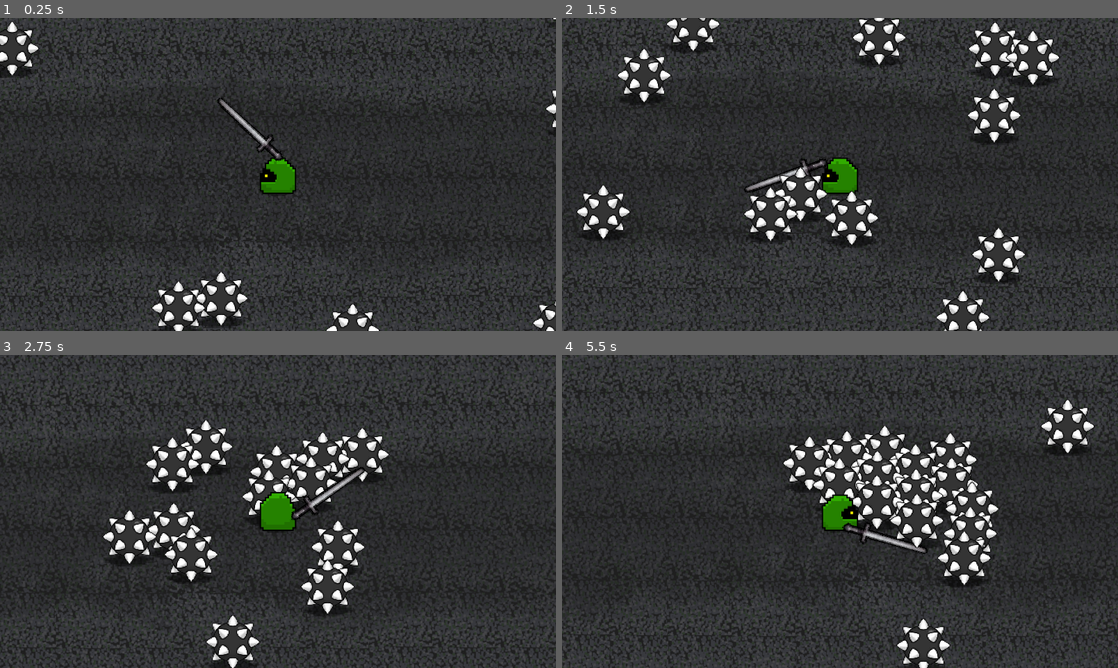
Above: before the commit, frames 1-4 (two rows, left to right).
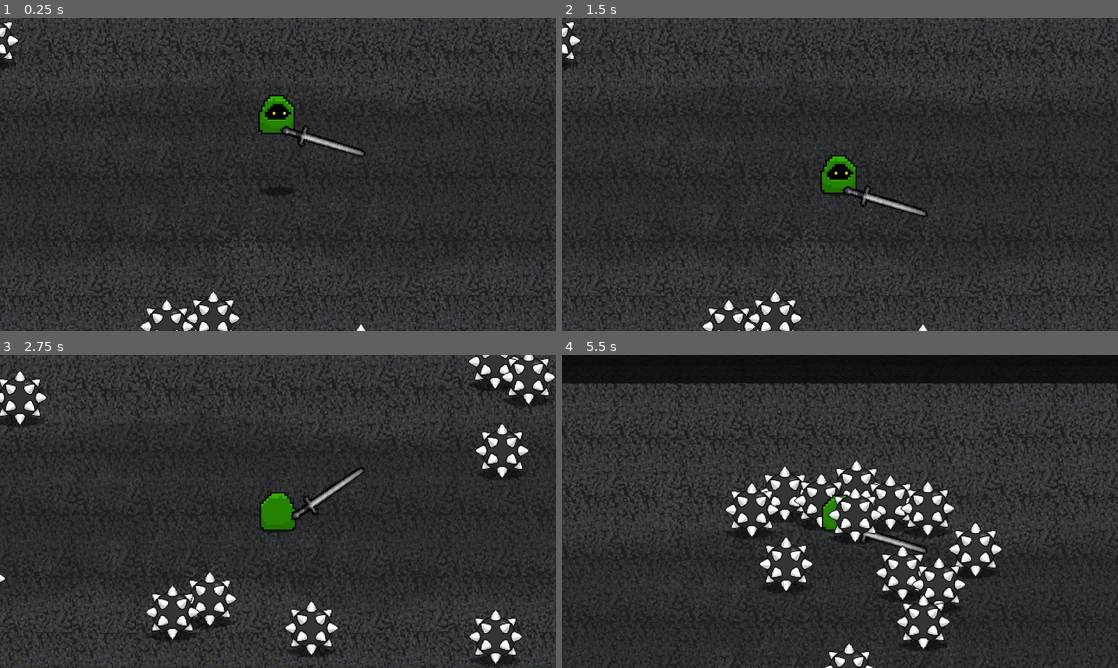
Above: after the commit, the same moments.

Repository: Deltunes/MSU-Game-Jam-2025
Game: Godot game, scene res://scenes/level.tscn
Two runs of this game, one before a commit and one after it. Both use one fixed random seed, a clock stepped at 60 frames per second and the inputs below.
Inputs (mouse positions are in pixels of both pictures, inside the frame that each line leads up to):
- Up to frame 1 (0.25 s): no input
- Up to frame 2 (1.5 s): move the mouse to (962, 158) at 0.52 s; hold D (right) 0.53-1.28 s; hold Space (spaceBar) 0.53-1.28 s; move the mouse to (728, 190) at 1.27 s; hold S (down) from 1.28 s (still down); click (728, 190) at 1.35 s
- Up to frame 3 (2.75 s): tap Space (spaceBar) at 1.55 s; move the mouse to (333, 442) at 2.02 s; release S (down) at 2.03 s; hold D (right) from 2.03 s (still down); hold Space (spaceBar) from 2.03 s (still down)
- Up to frame 4 (5.5 s): move the mouse to (812, 574) at 2.77 s; release D (right) at 2.78 s; release Space (spaceBar) at 2.78 s; hold W (up) 2.78-3.53 s; tap Space (spaceBar) at 2.85, 3.8, 4.35 s; move the mouse to (1006, 558) at 3.52 s; press the mouse at (1006, 558) at 3.53 s; hold A (left) 3.53-5.03 s; move the mouse to (673, 464) at 4.27 s; release the mouse at (673, 464) at 4.28 s; move the mouse to (867, 511) at 5.02 s; hold S (down) from 5.03 s (still down); hold Space (spaceBar) from 5.03 s (still down)

The runs differ from the first frame. In frame 1, 4.9% of the frame differs, in the area x 0-100%, y 0-100%; in frame 2, 22%; in frame 3, 22%; in frame 4, 31%.

Commit message:
added start animation

Diff:
--- a/project.godot
+++ b/project.godot
@@ -18,7 +18,6 @@
 
 window/size/viewport_width=1280
 window/size/viewport_height=720
-window/size/mode=2
 window/stretch/mode="viewport"
 
 [input]
--- /dev/null
+++ b/scenes/PauseManager.gd
@@ -0,0 +1,13 @@
+extends Node
+
+
+# Called when the node enters the scene tree for the first time.
+func _ready():
+	get_tree().paused = true
+	$StartTimer.start()
+	$"../Player/PlayerAnimation".play("startFall")
+
+# Called every frame. 'delta' is the elapsed time since the previous frame.
+func _process(_delta):
+	if ($StartTimer.is_stopped()):
+		get_tree().paused = false
--- a/scenes/level.tscn
+++ b/scenes/level.tscn
@@ -1,8 +1,9 @@
-[gd_scene load_steps=5 format=3 uid="uid://4y5y45nd7uuw"]
+[gd_scene load_steps=6 format=3 uid="uid://4y5y45nd7uuw"]
 
 [ext_resource type="Script" path="res://scripts/level.gd" id="1_27o2w"]
 [ext_resource type="PackedScene" uid="uid://shn281wsep5j" path="res://scenes/player.tscn" id="1_l4ykr"]
 [ext_resource type="Texture2D" uid="uid://cp2b7owjnyq51" path="res://images/stone.png" id="3_xqwpe"]
+[ext_resource type="Script" path="res://scenes/PauseManager.gd" id="4_xjuxf"]
 
 [sub_resource type="RectangleShape2D" id="RectangleShape2D_mf60x"]
 size = Vector2(1911.98, 180.763)
@@ -84,6 +85,14 @@
 [node name="Timer" type="Timer" parent="."]
 one_shot = true
 
+[node name="PauseManager" type="Node" parent="."]
+process_mode = 3
+script = ExtResource("4_xjuxf")
+
+[node name="StartTimer" type="Timer" parent="PauseManager"]
+wait_time = 2.0
+one_shot = true
+
 [editable path="Player"]
 [editable path="Player/CharacterSprite/Weapon Controller/Sword/Hitbox"]
 [editable path="Player/Hurtbox"]
--- a/scenes/player.tscn
+++ b/scenes/player.tscn
@@ -96,6 +96,18 @@
 "update": 1,
 "values": [2, 3]
 }
+tracks/1/type = "value"
+tracks/1/imported = false
+tracks/1/enabled = true
+tracks/1/path = NodePath("CharacterSprite:position")
+tracks/1/interp = 0
+tracks/1/loop_wrap = true
+tracks/1/keys = {
+"times": PackedFloat32Array(0),
+"transitions": PackedFloat32Array(1),
+"update": 1,
+"values": [Vector2(0, 0)]
+}
 
 [sub_resource type="Animation" id="Animation_aws26"]
 resource_name = "forwardWalk"
@@ -113,33 +125,17 @@
 "update": 1,
 "values": [0, 1]
 }
-
-[sub_resource type="Animation" id="Animation_p4l77"]
-resource_name = "jump"
-length = 1.8
-tracks/0/type = "value"
-tracks/0/imported = false
-tracks/0/enabled = true
-tracks/0/path = NodePath("CharacterSprite:position")
-tracks/0/interp = 1
-tracks/0/loop_wrap = true
-tracks/0/keys = {
-"times": PackedFloat32Array(0, 0.601848, 1.56812),
-"transitions": PackedFloat32Array(0.5, 2, 1),
-"update": 0,
-"values": [Vector2(0, 0), Vector2(0, -472.962), Vector2(0, 0)]
-}
-tracks/1/type = "value"
-tracks/1/imported = false
-tracks/1/enabled = true
-tracks/1/path = NodePath("CharacterSprite:frame")
-tracks/1/interp = 1
-tracks/1/loop_wrap = true
-tracks/1/keys = {
-"times": PackedFloat32Array(0),
-"transitions": PackedFloat32Array(1),
-"update": 1,
-"values": [0]
+tracks/1/type = "value"
+tracks/1/imported = false
+tracks/1/enabled = true
+tracks/1/path = NodePath("CharacterSprite:position")
+tracks/1/interp = 1
+tracks/1/loop_wrap = true
+tracks/1/keys = {
+"times": PackedFloat32Array(0),
+"transitions": PackedFloat32Array(1),
+"update": 0,
+"values": [Vector2(0, 0)]
 }
 
 [sub_resource type="Animation" id="Animation_nj33w"]
@@ -158,6 +154,18 @@
 "update": 1,
 "values": [4, 5]
 }
+tracks/1/type = "value"
+tracks/1/imported = false
+tracks/1/enabled = true
+tracks/1/path = NodePath("CharacterSprite:position")
+tracks/1/interp = 1
+tracks/1/loop_wrap = true
+tracks/1/keys = {
+"times": PackedFloat32Array(0),
+"transitions": PackedFloat32Array(1),
+"update": 0,
+"values": [Vector2(0, 0)]
+}
 
 [sub_resource type="Animation" id="Animation_isfk4"]
 resource_name = "rightWalk"
@@ -174,6 +182,18 @@
 "transitions": PackedFloat32Array(1, 1),
 "update": 1,
 "values": [6, 7]
+}
+tracks/1/type = "value"
+tracks/1/imported = false
+tracks/1/enabled = true
+tracks/1/path = NodePath("CharacterSprite:position")
+tracks/1/interp = 1
+tracks/1/loop_wrap = true
+tracks/1/keys = {
+"times": PackedFloat32Array(0),
+"transitions": PackedFloat32Array(1),
+"update": 0,
+"values": [Vector2(0, 0)]
 }
 
 [sub_resource type="Animation" id="Animation_rknqu"]
@@ -215,18 +235,35 @@
 "values": [true, false]
 }
 
+[sub_resource type="Animation" id="Animation_qcp1t"]
+resource_name = "startFall"
+length = 2.0
+tracks/0/type = "value"
+tracks/0/imported = false
+tracks/0/enabled = true
+tracks/0/path = NodePath("CharacterSprite:position")
+tracks/0/interp = 1
+tracks/0/loop_wrap = true
+tracks/0/keys = {
+"times": PackedFloat32Array(0, 2),
+"transitions": PackedFloat32Array(0.277393, 1),
+"update": 0,
+"values": [Vector2(0, -1200), Vector2(0, 0)]
+}
+
 [sub_resource type="AnimationLibrary" id="AnimationLibrary_2ty12"]
 _data = {
 "RESET": SubResource("Animation_7c1vc"),
 "backwardWalk": SubResource("Animation_gj30w"),
 "forwardWalk": SubResource("Animation_aws26"),
-"jump": SubResource("Animation_p4l77"),
 "leftWalk": SubResource("Animation_nj33w"),
 "rightWalk": SubResource("Animation_isfk4"),
+"startFall": SubResource("Animation_qcp1t"),
 "swordSwipe": SubResource("Animation_rknqu")
 }
 
 [node name="CharacterBody2D" type="CharacterBody2D"]
+process_mode = 1
 z_index = 1
 y_sort_enabled = true
 scale = Vector2(0.3, 0.3)
@@ -269,8 +306,8 @@
 position = Vector2(-65.989, 210.933)
 shape = SubResource("RectangleShape2D_hfh1x")
 
-[node name="Camera2D" type="Camera2D" parent="CharacterSprite"]
-scale = Vector2(0.2, 0.2)
+[node name="Camera2D" type="Camera2D" parent="."]
+scale = Vector2(2, 2)
 
 [node name="ShadowSprite" type="Sprite2D" parent="."]
 z_index = -1
@@ -291,12 +328,13 @@
 }
 
 [node name="PlayerAnimation" type="AnimationPlayer" parent="."]
+process_mode = 3
 speed_scale = 2.0
 libraries = {
 "": SubResource("AnimationLibrary_2ty12")
 }
 
-[node name="Timer" type="Timer" parent="."]
+[node name="HitTimer" type="Timer" parent="."]
 wait_time = 0.5
 one_shot = true
 
--- a/scripts/characterMover.gd
+++ b/scripts/characterMover.gd
@@ -5,7 +5,7 @@
 var hitable = true
 var direction = Vector2(0, 0)
 var speed = 100
-var health = 300
+var health = 100
 var otherHitSpeed
 
 func _ready():
@@ -14,7 +14,7 @@
 
 func _physics_process(_delta):
 	# Player Movement
-	if ($Timer.is_stopped()):
+	if ($HitTimer.is_stopped()):
 		hitable = true
 		direction = Input.get_vector("left", "right", "up", "down").normalized()
 		velocity = direction * speed
@@ -31,11 +31,6 @@
 	# Walking
 	walkingAnim()
 
-	#if (Input.is_action_pressed("spaceBar")):
-	#	$"CharacterSprite/Weapon Controller/Sword".scale = Vector2(20, 20)
-	#elif ($"CharacterSprite/Weapon Controller/Sword".scale != Vector2(10, 10)):
-	#	$"CharacterSprite/Weapon Controller/Sword".scale = Vector2(10, 10)
-
 	if move_and_slide():
 		resolve_collisions()
 
@@ -48,11 +43,13 @@
 
 func _on_hurtbox_area_entered(hitbox):
 	if (hitable == true):
+		var damage = hitbox.damage
+		self.health -= damage
+		if (health <= 0):
+			get_tree().reload_current_scene()
 		direction = Vector2($".".position.x - hitbox.get_parent().position.x, $".".position.y - hitbox.get_parent().position.y).normalized()
 		otherHitSpeed = hitbox.get_parent().hitSpeed
-		var damage = hitbox.damage
-		self.health -= damage
-		$Timer.start()
+		$HitTimer.start()
 		print("Hit! Health: ", self.health)
 
 func walkingAnim():
--- a/scripts/enemy.gd
+++ b/scripts/enemy.gd
@@ -1,6 +1,6 @@
 extends CharacterBody2D
 
-@export var speed = 100
+@export var speed = 50
 @export var hitSpeed = 500
 
 var direction = Vector2(0, 0)
